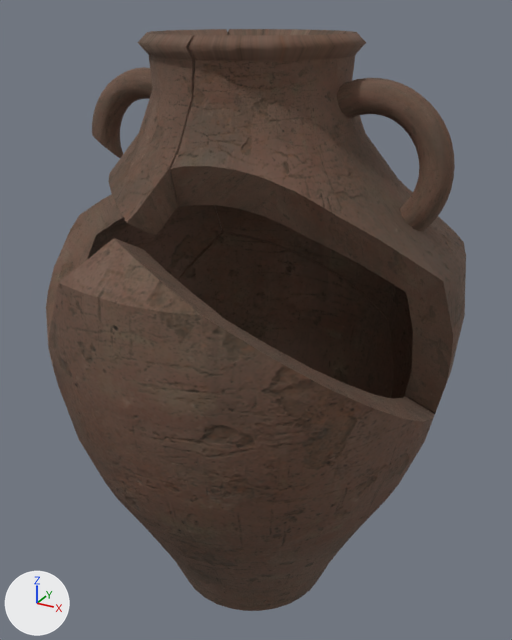
One commit to the Blender file DungeonGame/res/entity/object/pot/pot_vase.blend: the scene before it, then after it.
Both versions are drawn from a 50 mm camera at (0.434, -0.78, 0.805) aimed at (0.0, 0.01, 0.41). The lights are fixed; the arrows at lower left show +X, +Y and +Z. The same objects are shown in both versions, whatever each file hides.

Names of what the first picture shows: 'Sphere_cell', 'Sphere_cell.001', 'Sphere_cell.003', 'Sphere_cell.006', 'Sphere_cell.008', 'Sphere_cell.009'.
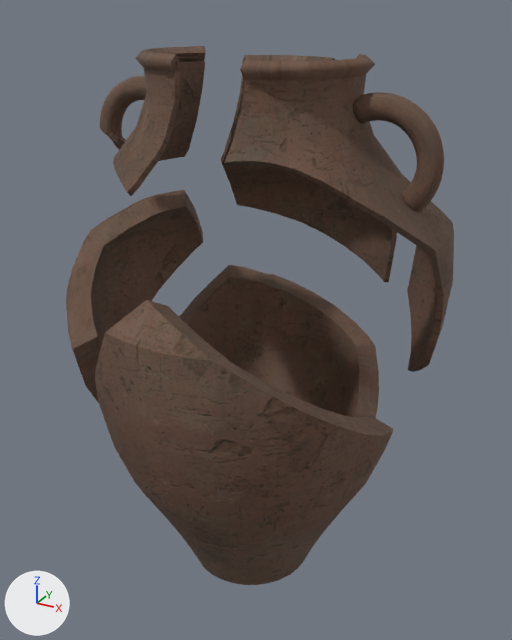
Changed parts and their boxes [x1, y1, x2, y2] in the pictures (512 x 640 px):
'Sphere_cell.006', rescaled (23% narrower, 24% shorter): before [49, 238, 435, 611]; after [95, 300, 393, 585]
'Sphere_cell.009', reshaped, rescaled (22% narrower, 17% shorter): before [171, 31, 466, 414]; after [224, 54, 454, 372]
'Sphere_cell', rescaled: before [177, 229, 393, 585]; after [179, 265, 379, 418]
'Sphere_cell.001', rescaled: before [46, 194, 222, 373]; after [66, 190, 203, 403]
'Sphere_cell.008', reshaped, rescaled: before [92, 29, 228, 236]; after [100, 46, 206, 196]
'Sphere_cell.003', reshaped, rescaled: before [215, 29, 395, 320]; after [221, 55, 397, 282]
part 1 of me_sphere_cell_002, deleted (black): before [215, 31, 395, 320]
part 2 of me_sphere_cell_007, deleted (brown): before [127, 32, 228, 236]
part 3 of me_sphere_cell_010, deleted (brown): before [171, 166, 453, 414]

What changed in the scene script:
```text
Change me_sphere_cell_002:
    used by ob_sphere_cell_003; location = (-0.006, 0.139, 0.634)
    remove me_sphere_cell_002.from_pydata(...)  # 173 vertices, 133 faces; spans x -0.177..0.177, y -0.153..0.137, z -0.266..0.145
    add me_sphere_cell_002.from_pydata(...)  # 121 vertices, 75 faces; spans x -0.177..0.177, y -0.085..0.137, z -0.266..0.145
    me_sphere_cell_002 part 1
    52 vertices are removed from x -0.144..0.146, y -0.153..0.092, z -0.26..0.136
    58 faces are deleted
Change me_sphere_cell_007:
    used by ob_sphere_cell_008; location = (-0.19, 0.001, 0.686)
    remove me_sphere_cell_007.from_pydata(...)  # 383 vertices, 326 faces; spans x -0.061..0.191, y -0.195..0.122, z -0.123..0.094
    add me_sphere_cell_007.from_pydata(...)  # 324 vertices, 287 faces; spans x -0.061..0.188, y -0.195..0.122, z -0.103..0.094
    me_sphere_cell_007 part 2
    59 vertices are removed from x 0.027..0.191, y -0.157..0.088, z -0.123..0.084
    39 faces are deleted
Change me_sphere_cell_010:
    used by ob_sphere_cell_009; location = (0.197, 0.0, 0.668)
    remove me_sphere_cell_010.from_pydata(...)  # 509 vertices, 440 faces; spans x -0.218..0.079, y -0.152..0.214, z -0.415..0.111
    add me_sphere_cell_010.from_pydata(...)  # 408 vertices, 369 faces; spans x -0.213..0.079, y -0.152..0.214, z -0.415..0.111
    me_sphere_cell_010 part 3
    101 vertices are removed from x -0.218..0.035, y -0.134..0.18, z -0.39..0.102
    71 faces are deleted
Change ob_sphere_cell:
    ob_sphere_cell.scale: (1.0, 1.0, 1.0) -> (0.78, 0.78, 0.78)
Change ob_sphere_cell_001:
    ob_sphere_cell_001.scale: (1.0, 1.0, 1.0) -> (0.78, 0.78, 0.78)
Change ob_sphere_cell_003:
    ob_sphere_cell_003.scale: (1.0, 1.0, 1.0) -> (0.78, 0.78, 0.78)
Change ob_sphere_cell_006:
    ob_sphere_cell_006.scale: (1.0, 1.0, 1.0) -> (0.78, 0.78, 0.78)
Change ob_sphere_cell_008:
    ob_sphere_cell_008.scale: (1.0, 1.0, 1.0) -> (0.78, 0.78, 0.78)
Change ob_sphere_cell_009:
    ob_sphere_cell_009.scale: (1.0, 1.0, 1.0) -> (0.78, 0.78, 0.78)
```
